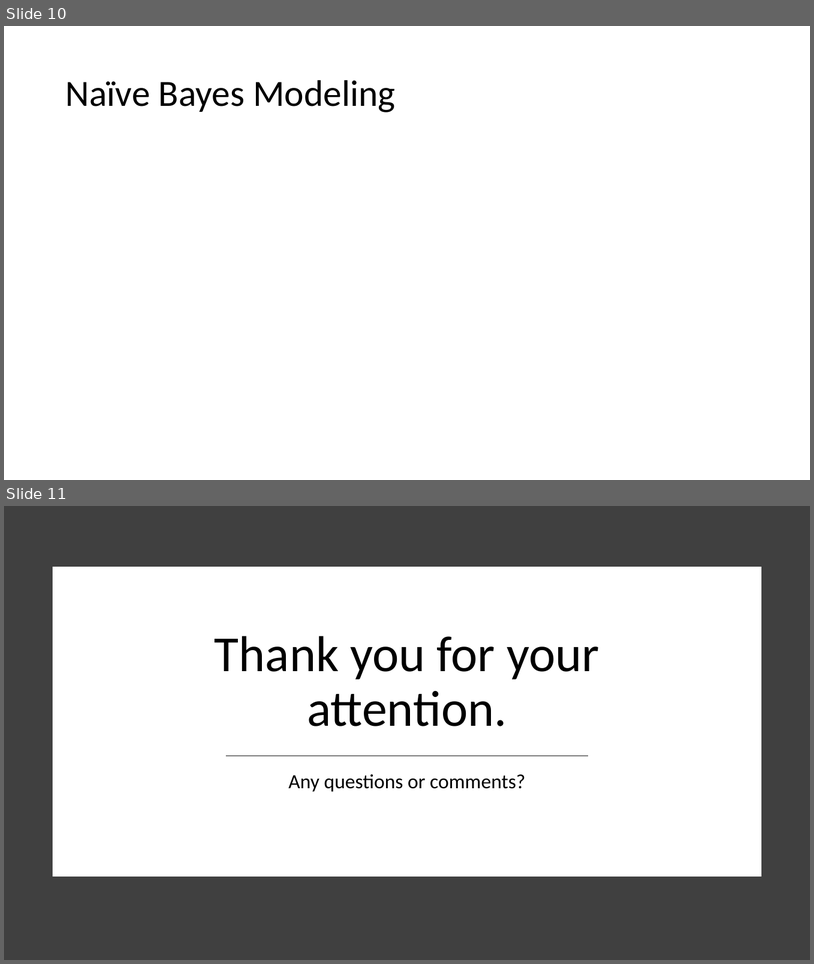
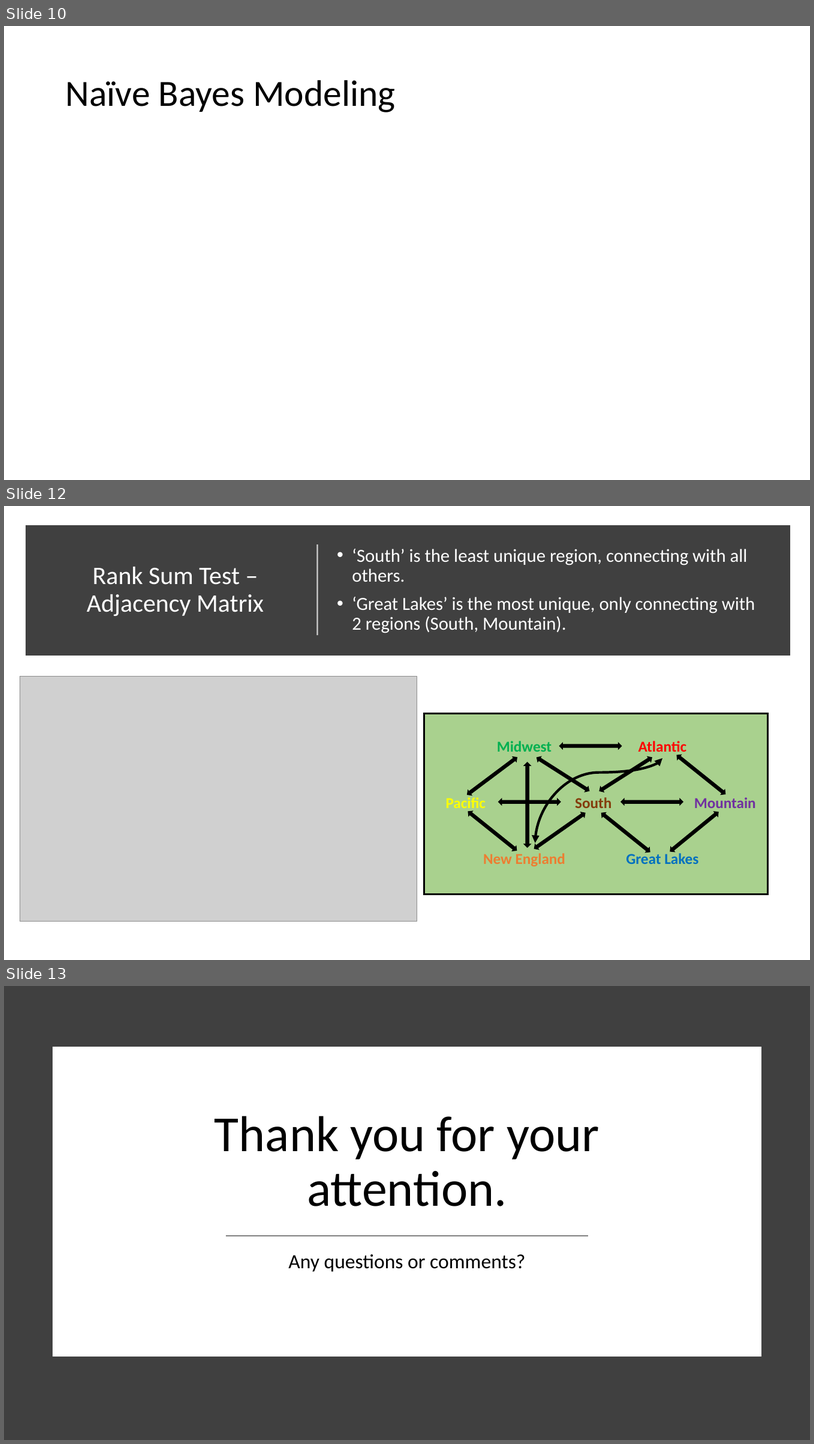
Before and after one commit to ericlaigaie/Case-Study-01, a slide deck: EDA_Presentation.pptx. Shown one above the other, each under a label of ours: slides 10 and 11 before the commit, slides 10, 12 and 13 after it; the slides between them are not shown. The pictures are 814x964 and 814x1444 pixels, drawn with LibreOffice and Linux fonts; fonts in the diff are those of the drawing; grey boxes stand for pictures. Boxes give left, top, right and bottom in pixels: in the first picture for what was removed or moved away, otherwise in the second. Text is boxed around its words. In the diff, an @@ line names an element or a change of style, - is before the commit and + after.

Commit message:
Update EDA_Presentation.pptx
Some quick fixes, added region rst results

```diff
--- a/EDA_Presentation.pptx
+++ b/EDA_Presentation.pptx
@@ slide 12 added at bbox=[4, 506, 810, 960], background #FFFFFF @@
@@ rectangle added at bbox=[30, 529, 787, 652], fill #404040, outline #404040 10 pt @@
@@ line added from (317, 636) to (317, 545), #FFFFFF 1.5 pt @@
@@ text added at bbox=[352, 549, 755, 633], 22 pt, text #FFFFFF @@
+• ‘South’ is the least unique region, connecting with all others.
+• ‘Great Lakes’ is the most unique, only connecting with 2 regions (South, Mountain).
@@ title added at bbox=[87, 567, 264, 616], 30 pt, text #FFFFFF @@
+Rank Sum Test – Adjacency Matrix
@@ picture added at bbox=[20, 676, 417, 921] @@
@@ rectangle added at bbox=[425, 714, 768, 894], fill #A9D18E, outline #000000 2.25 pt @@
@@ group added at bbox=[446, 741, 756, 866]: 12 left right arrows, 7 texts, 1 curved double arrow @@
+Midwest
+Mountain
+South
+Great Lakes
+New England
+Pacific
+Atlantic
@@ what was slide 11 is now slide 13 @@
```
Also in this commit, not shown: 1 other slide added.
